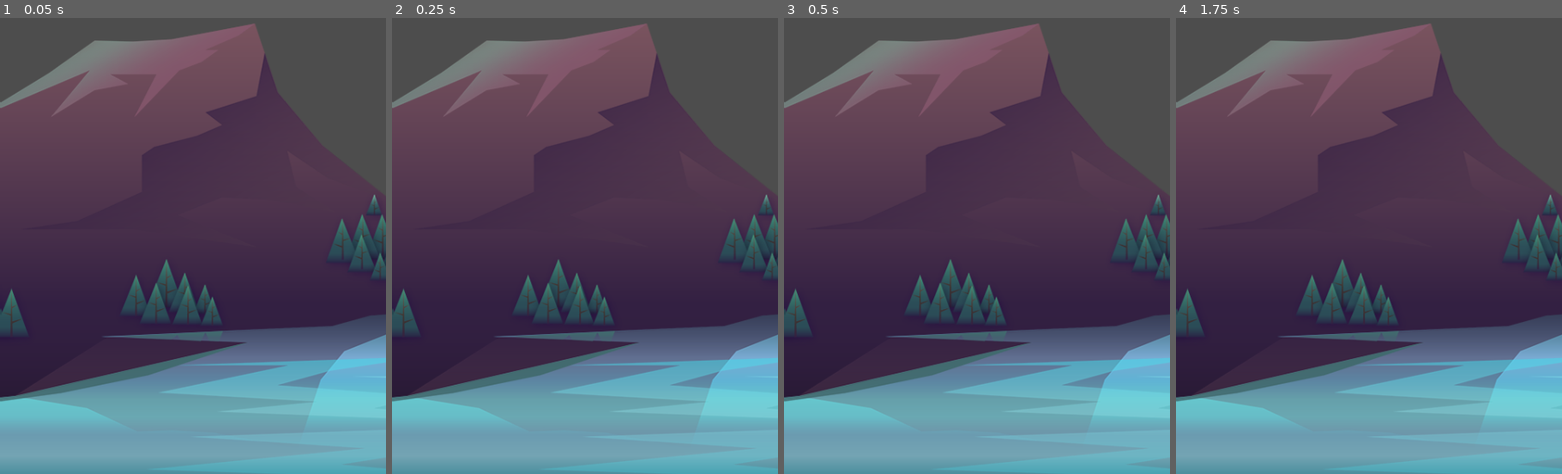
Above: before the commit, frames 1-4 (left to right).
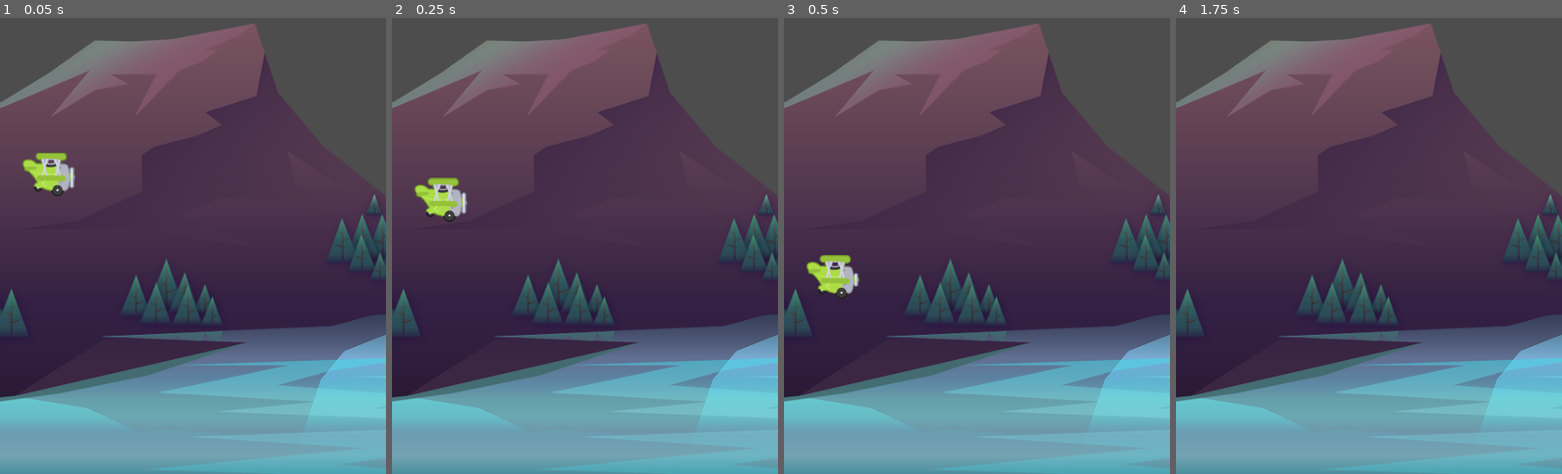
Above: after the commit, the same moments.

Repository: EmilyGreeen/UdemyGodotTappyPlane
Game: Godot game, scene res://scenes/game/game.tscn
The game is run twice, just before and just after one commit, with the same random seed, the same clock (stepped at 60 frames per second) and the same inputs.
Inputs:
- Up to frame 1 (0.05 s): no input
- Up to frame 2 (0.25 s): no input
- Up to frame 3 (0.5 s): no input
- Up to frame 4 (1.75 s): tap Enter (ui_accept) at 0.5, 0.77, 0.8, 1.07, 1.25, 1.35, 1.52 s; hold Right (ui_right) from 0.53 s (still down); tap Space (fly, bound only after the commit) at 0.6, 1.55 s

The runs differ from the first frame. In frame 1, 0.8% of the frame differs, in the area x 5-20%, y 29-40%; in frame 2, 0.8%; in frame 3, 0.8%, in the area x 5-20%, y 51-62%; in frame 4, nothing differs.

Commit message:
add scripted gravity and basic jump

Diff:
--- a/project.godot
+++ b/project.godot
@@ -21,6 +21,14 @@
 window/size/viewport_height=854
 window/stretch/mode="canvas_items"
 
+[input]
+
+fly={
+"deadzone": 0.5,
+"events": [Object(InputEventKey,"resource_local_to_scene":false,"resource_name":"","device":-1,"window_id":0,"alt_pressed":false,"shift_pressed":false,"ctrl_pressed":false,"meta_pressed":false,"pressed":false,"keycode":0,"physical_keycode":32,"key_label":0,"unicode":32,"location":0,"echo":false,"script":null)
+]
+}
+
 [rendering]
 
 renderer/rendering_method="mobile"
--- a/scenes/game/game.tscn
+++ b/scenes/game/game.tscn
@@ -1,9 +1,13 @@
-[gd_scene load_steps=2 format=3 uid="uid://86ipyfn5j4v0"]
+[gd_scene load_steps=3 format=3 uid="uid://86ipyfn5j4v0"]
 
 [ext_resource type="Texture2D" uid="uid://5bssorilpep6" path="res://assets/background/rocks_2.png" id="1_orw5e"]
+[ext_resource type="PackedScene" uid="uid://cxvu2j6mvf7sa" path="res://scenes/plane/plane.tscn" id="2_ke0ca"]
 
 [node name="Game" type="Node2D"]
 
 [node name="Sprite2D" type="Sprite2D" parent="."]
 position = Vector2(338, 322)
 texture = ExtResource("1_orw5e")
+
+[node name="Plane" parent="." instance=ExtResource("2_ke0ca")]
+position = Vector2(60, 480)
--- a/scenes/plane/plane.gd
+++ b/scenes/plane/plane.gd
@@ -1,25 +1,20 @@
 extends CharacterBody2D
 
+const GRAVITY: float = 1000.0
 
-const SPEED = 300.0
-const JUMP_VELOCITY = -400.0
+# Called when the node enters the scene tree for the first time.
+func _ready() -> void:
+	pass # Replace with function body.
 
 
+# Called every frame. 'delta' is the elapsed time since the previous frame.
 func _physics_process(delta: float) -> void:
-	# Add the gravity.
-	if not is_on_floor():
-		velocity += get_gravity() * delta
 
-	# Handle jump.
-	if Input.is_action_just_pressed("ui_accept") and is_on_floor():
-		velocity.y = JUMP_VELOCITY
-
-	# Get the input direction and handle the movement/deceleration.
-	# As good practice, you should replace UI actions with custom gameplay actions.
-	var direction := Input.get_axis("ui_left", "ui_right")
-	if direction:
-		velocity.x = direction * SPEED
-	else:
-		velocity.x = move_toward(velocity.x, 0, SPEED)
+	velocity.y += GRAVITY * delta
 
 	move_and_slide()
+
+
+func fly() -> void:
+	if Input.is_action_just_pressed("fly"):
+		print("jump!")
--- a/scenes/plane/plane.tscn
+++ b/scenes/plane/plane.tscn
@@ -3,19 +3,21 @@
 [ext_resource type="Script" path="res://scenes/plane/plane.gd" id="1_2rfnk"]
 [ext_resource type="SpriteFrames" uid="uid://tvjqwp4o4i3m" path="res://assets/plane_frames.tres" id="2_sy48n"]
 
-[sub_resource type="RectangleShape2D" id="RectangleShape2D_lwmjo"]
+[sub_resource type="CircleShape2D" id="CircleShape2D_cpga1"]
+radius = 22.0907
 
 [node name="Plane" type="CharacterBody2D"]
 script = ExtResource("1_2rfnk")
 
 [node name="Sprite" type="AnimatedSprite2D" parent="."]
+scale = Vector2(0.75, 0.75)
 sprite_frames = ExtResource("2_sy48n")
 animation = &"fly"
 autoplay = "fly"
-frame_progress = 0.302502
+frame_progress = 0.918451
 
 [node name="CollisionShape2D" type="CollisionShape2D" parent="."]
-shape = SubResource("RectangleShape2D_lwmjo")
+shape = SubResource("CircleShape2D_cpga1")
 
 [node name="AnimationPlayer" type="AnimationPlayer" parent="."]
 
